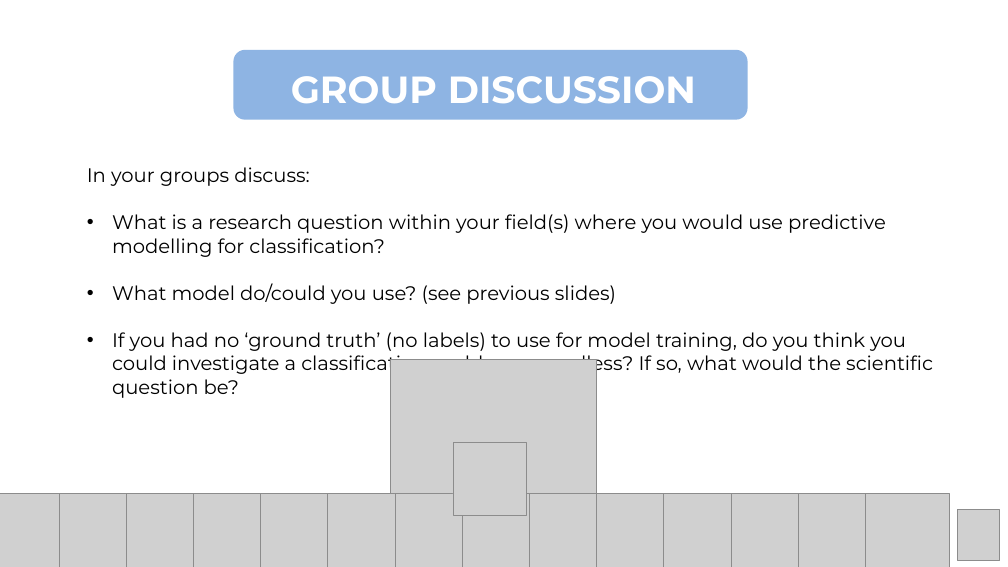
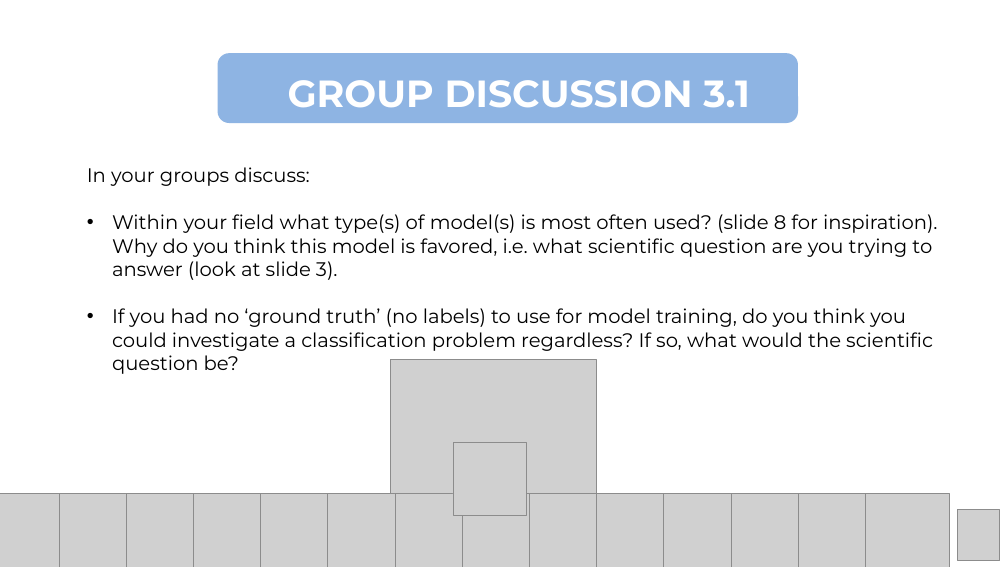
Before and after one commit to Center-for-Health-Data-Science/Foundations-of-Health-Data-Science, a slide deck: slide 11 of Slides/FHDS_Data_Analysis_Part3.pptx (slide 12 before the commit). Drawn at 1008x567 pixels with LibreOffice and Linux fonts; fonts in the diff are those of the drawing; grey boxes stand for pictures. Boxes give left, top, right and bottom in pixels: in the first picture for what was removed or moved away, otherwise in the second. Text is boxed around its words. In the diff, an @@ line names an element or a change of style, - is before the commit and + after.

Commit message:
updates Thildes parts & Discussion slides

```diff
--- a/Slides/FHDS_Data_Analysis_Part3.pptx
+++ b/Slides/FHDS_Data_Analysis_Part3.pptx
@@ rounded rectangle resized from (x1=233, y1=50, x2=747, y2=120) to (x1=218, y1=53, x2=798, y2=123) @@
@@ text at (x1=288, y1=80, x2=749, y2=108): text changed @@
-GROUP DISCUSSION
+GROUP DISCUSSION 3.1
@@ text at (x1=112, y1=214, x2=937, y2=280): text changed @@
-• What is a research question within your field(s) where you would use predictive modelling for classification?
-• What model do/could you use? (see previous slides)
+• Within your field what type(s) of model(s) is most often used? (slide 8 for inspiration). Why do you think this model is favored, i.e. what scientific question are you trying to answer (look at slide 3).
```
Also in this commit, not shown: 10 other slides changed, 1 slide removed, 7 other files.
